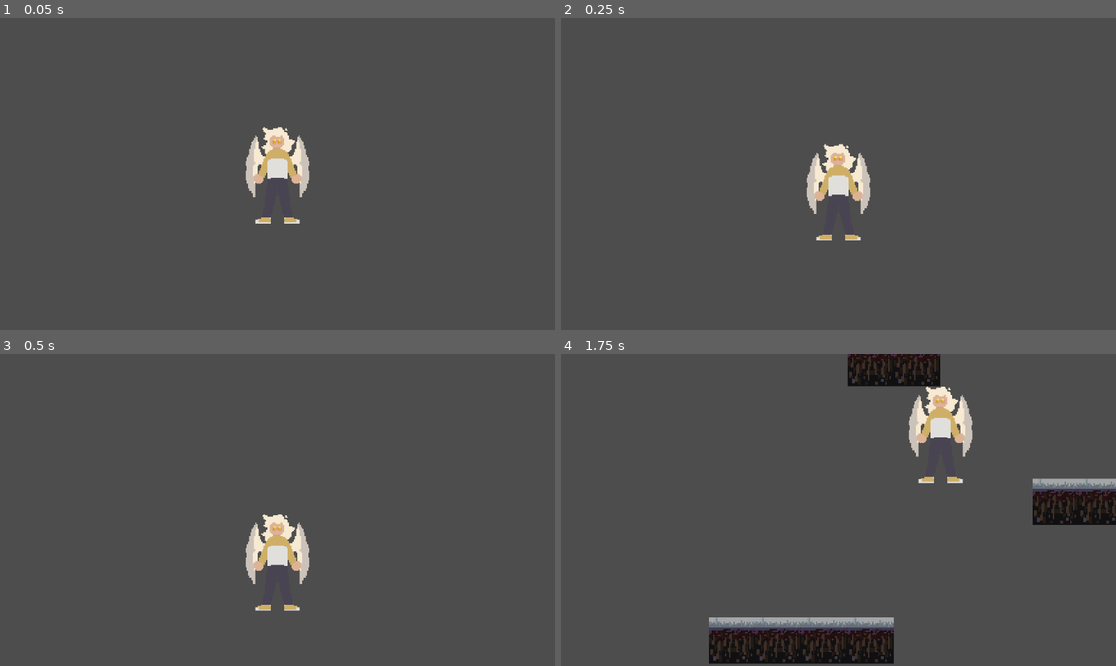
Above: before the commit, frames 1-4 (two rows, left to right).
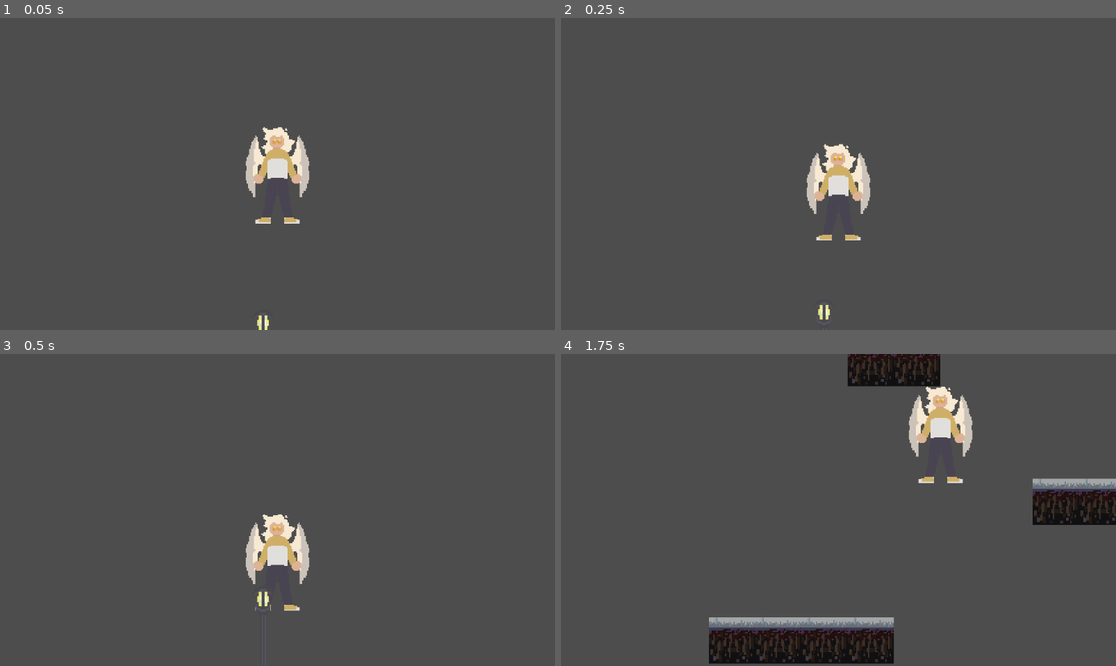
Above: after the commit, the same moments.

Repository: k-drag0n/Kayleigh-s-DAE-Projects
Game: Godot game, scene res://world.tscn
Same seed, same stepped clock (60 frames per second), same inputs: the game is played once before the commit and once after it. This scene is started directly instead of the project's main scene.
Inputs:
- Up to frame 1 (0.05 s): no input
- Up to frame 2 (0.25 s): no input
- Up to frame 3 (0.5 s): no input
- Up to frame 4 (1.75 s): tap Enter (ui_accept) at 0.5 s; hold D (right) from 0.53 s (still down); tap W (jump) at 0.77, 1.52 s

The runs differ from the first frame. In frame 1, less than 0.1% of the frame differs, in the area x 46-49%, y 95-100%; in frame 2, less than 0.1%; in frame 3, 0.1%, in the area x 46-49%, y 76-83%; in frame 4, nothing differs.

Commit message:
updating repository, imported sprites

Diff:
--- a/godot stuff/world.tscn
+++ b/godot stuff/world.tscn
@@ -8,6 +8,7 @@
 size = Vector2(45, 67)
 
 [sub_resource type="TileSetAtlasSource" id="TileSetAtlasSource_nxqn1"]
+resource_name = "1 Initial testing map"
 texture = ExtResource("3_1tcxt")
 texture_region_size = Vector2i(32, 32)
 0:0/0 = 0
@@ -128,6 +129,7 @@
 texture = ExtResource("2_gbalq")
 
 [node name="CollisionShape2D" type="CollisionShape2D" parent="mainchar"]
+visible = false
 position = Vector2(0.5, 0)
 shape = SubResource("RectangleShape2D_5eutg")
 
@@ -135,7 +137,9 @@
 zoom = Vector2(3, 3)
 position_smoothing_enabled = true
 
+[node name="AnimatedSprite2D" type="AnimatedSprite2D" parent="mainchar"]
+
 [node name="TileMap" type="TileMap" parent="."]
 tile_set = SubResource("TileSet_o3ve2")
 format = 2
-layer_0/tile_data = PackedInt32Array(524286, 0, 3, 524287, 0 …(8769 unchanged characters)… , 19, 0, 3, -196595, 0, 3, -196596, 0, 3)
+layer_0/tile_data = PackedInt32Array(524286, 0, 3, 524287, 0 …(8769 unchanged characters)… , 19, 0, 3, -196595, 0, 3, -196596, 0, 3, 458751, 0, 2, 393215, 0, 1, 327679, 0, 1, 262143, 0, 0)
